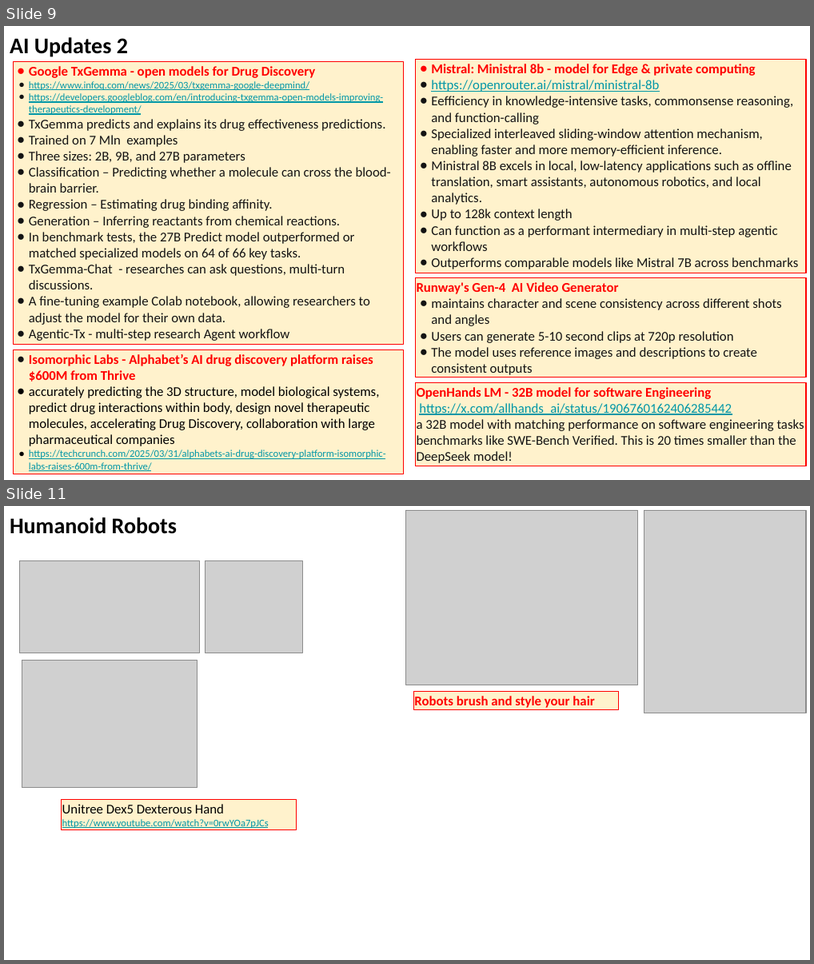
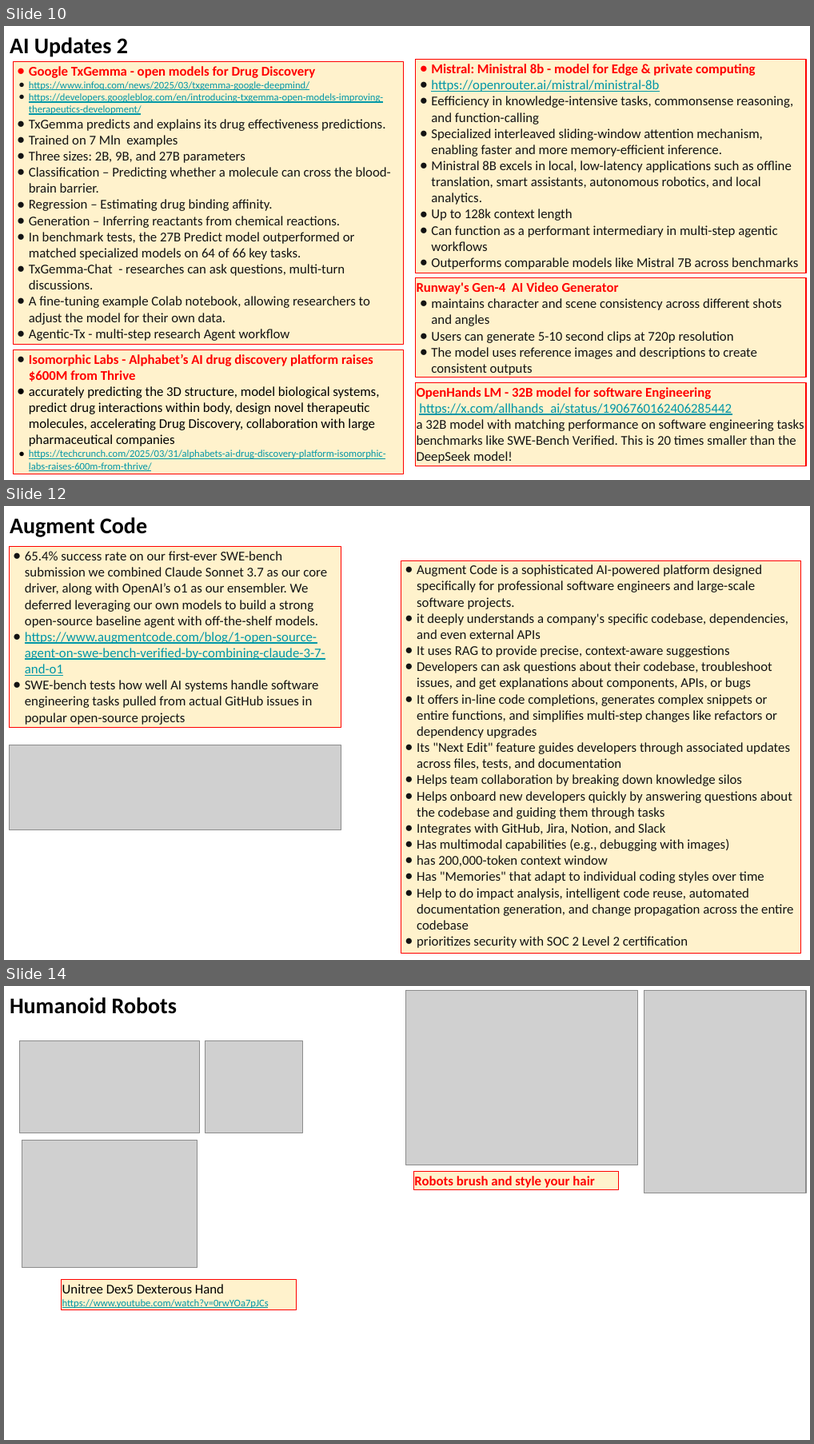
Before and after one commit to lselector/seminar, a slide deck: 2025/2025-04-04-AI-Updates.pptx. Shown one above the other, each under a label of ours: slides 9 and 11 before the commit, slides 10, 12 and 14 after it; the slides between them are not shown. The pictures are 814x964 and 814x1444 pixels, drawn with LibreOffice and Linux fonts; fonts in the diff are those of the drawing; grey boxes stand for pictures. Boxes give left, top, right and bottom in pixels: in the first picture for what was removed or moved away, otherwise in the second. Text is boxed around its words. In the diff, an @@ line names an element or a change of style, - is before the commit and + after.

```diff
--- a/2025/2025-04-04-AI-Updates.pptx
+++ b/2025/2025-04-04-AI-Updates.pptx
@@ slide 12 added at bbox=[4, 506, 810, 960], background #FFFFFF @@
@@ text added at bbox=[10, 517, 147, 537], 20 pt, text #000000, bold @@
+Augment Code
@@ rectangle added at bbox=[9, 546, 341, 727], fill #FFF2CC, outline #FF0000 0.75 pt, 12 pt, text #131313 @@
+● 65.4% success rate on our first-ever SWE-bench submission we combined Claude Sonnet 3.7 as our core driver, along with OpenAI’s o1 as our ensembler. We deferred leveraging our own models to build a strong open-source baseline agent with off-the-shelf models.
+● https://www.augmentcode.com/blog/1-open-source-agent-on-swe-bench-verified-by-combining-claude-3-7-and-o1
+● SWE-bench tests how well AI systems handle software engineering tasks pulled from actual GitHub issues in popular open-source projects
@@ rectangle added at bbox=[401, 561, 802, 953], fill #FFF2CC, outline #FF0000 0.75 pt, 12 pt, text #131313 @@
+● Augment Code is a sophisticated AI-powered platform designed specifically for professional software engineers and large-scale software projects.
+● it deeply understands a company's specific codebase, dependencies, and even external APIs
+● It uses RAG to provide precise, context-aware suggestions
+● Developers can ask questions about their codebase, troubleshoot issues, and get explanations about components, APIs, or bugs
+● It offers in-line code completions, generates complex snippets or entire functions, and simplifies multi-step changes like refactors or dependency upgrades
+● Its "Next Edit" feature guides developers through associated updates across files, tests, and documentation
+● Helps team collaboration by breaking down knowledge silos
+● Helps onboard new developers quickly by answering questions about the codebase and guiding them through tasks
+● Integrates with GitHub, Jira, Notion, and Slack
+● Has multimodal capabilities (e.g., debugging with images)
+● has 200,000-token context window
+● Has "Memories" that adapt to individual coding styles over time
+● Help to do impact analysis, intelligent code reuse, automated documentation generation, and change propagation across the entire codebase
+● prioritizes security with SOC 2 Level 2 certification
@@ picture added at bbox=[9, 744, 341, 829] @@
@@ what was slide 9 is now slide 10 @@
@@ what was slide 11 is now slide 14 @@
```
Also in this commit, not shown: 7 slides changed, 2 other slides added.
